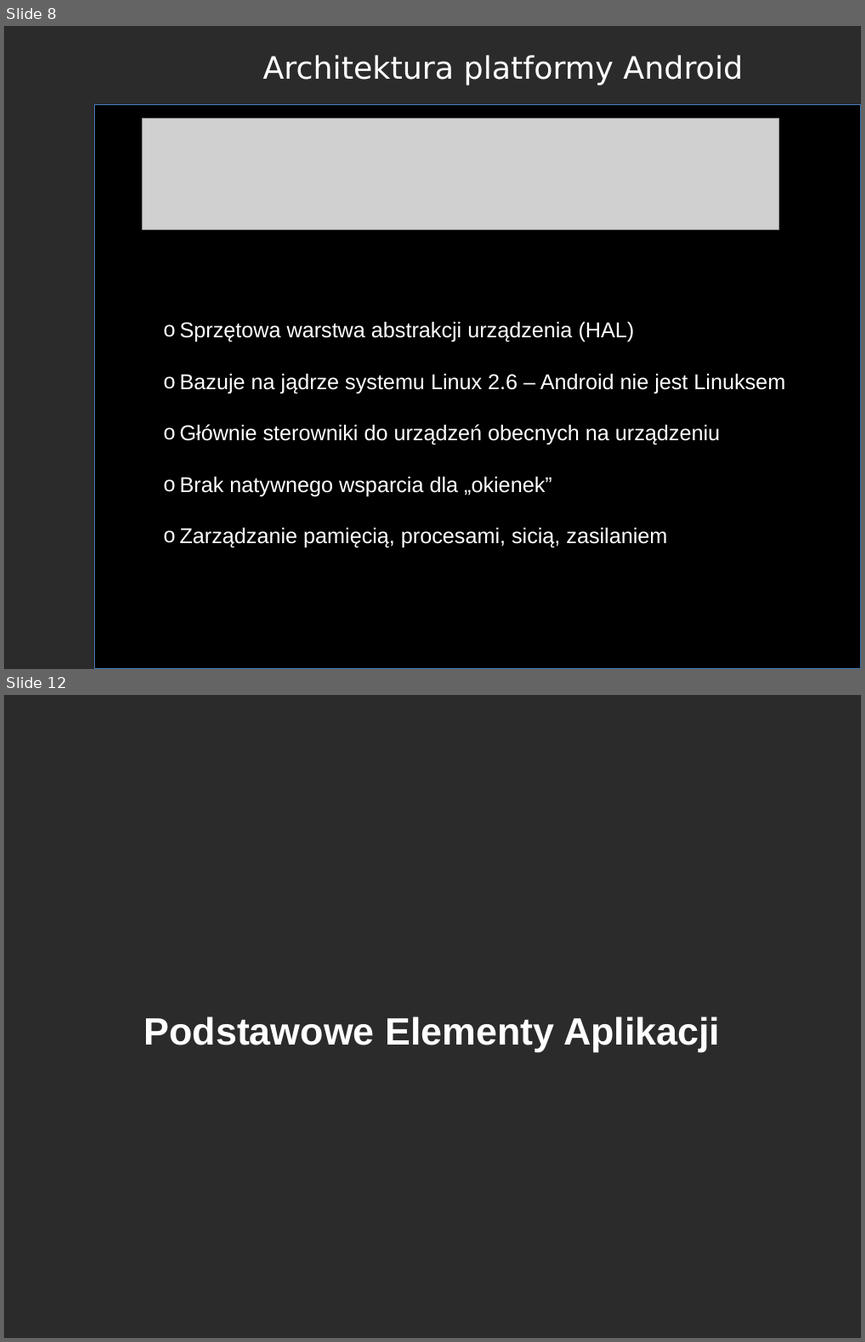
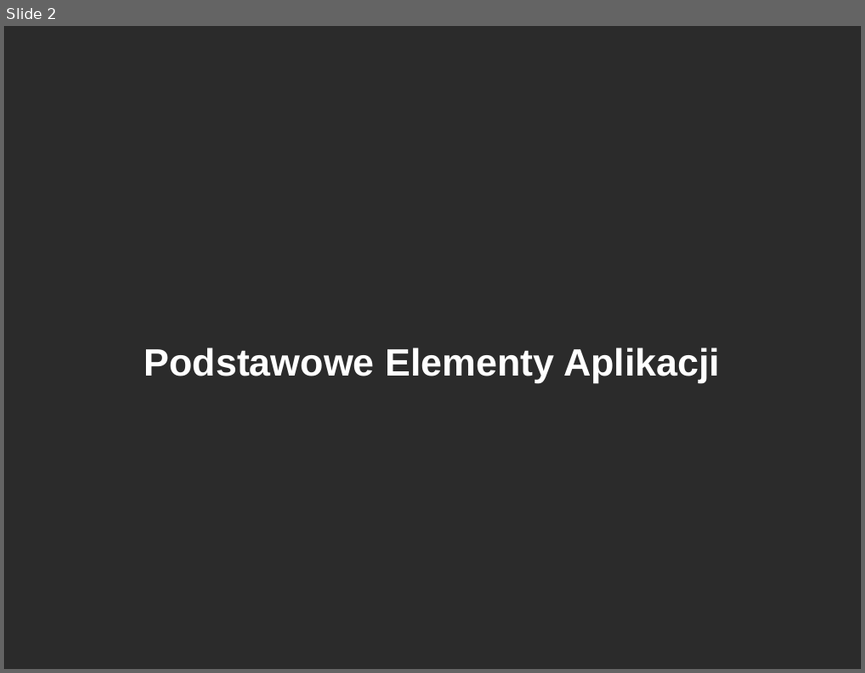
Before and after one commit to RafLew84/PUM, a slide deck: 2023-2024/Wyk/Wyklad1.pptx. Shown one above the other, each under a label of ours: slides 8 and 12 before the commit, slide 2 after it; the slides between them are not shown. The pictures are 865x1342 and 865x673 pixels, drawn with LibreOffice and Linux fonts; fonts in the diff are those of the drawing; grey boxes stand for pictures; background and template pictures are left out; a plain dark background stands for a picture behind light text. Boxes give left, top, right and bottom in pixels: in the first picture for what was removed or moved away, otherwise in the second. Text is boxed around its words. In the diff, an @@ line names an element or a change of style, - is before the commit and + after.

```diff
--- a/2023-2024/Wyk/Wyklad1.pptx
+++ b/2023-2024/Wyk/Wyklad1.pptx
@@ slide 8 removed at <box>4,26,861,669</box>, background picture (left out) @@
@@ text removed at <box>263,55,743,85</box> @@
-Architektura platformy Android
@@ rectangle removed at <box>95,105,861,669</box> @@
@@ picture removed at <box>142,118,778,229</box> @@
@@ text removed at <box>180,321,785,548</box> @@
-o Sprzętowa warstwa abstrakcji urządzenia (HAL)
-o Bazuje na jądrze systemu Linux 2.6 – Android nie jest Linuksem
-o Głównie sterowniki do urządzeń obecnych na urządzeniu
-o Brak natywnego wsparcia dla „okienek”
-o Zarządzanie pamięcią, procesami, sicią, zasilaniem
@@ what was slide 12 is now slide 2 @@
```
Also in this commit, not shown: 1 slide changed, 9 other slides removed, 4 other files.
